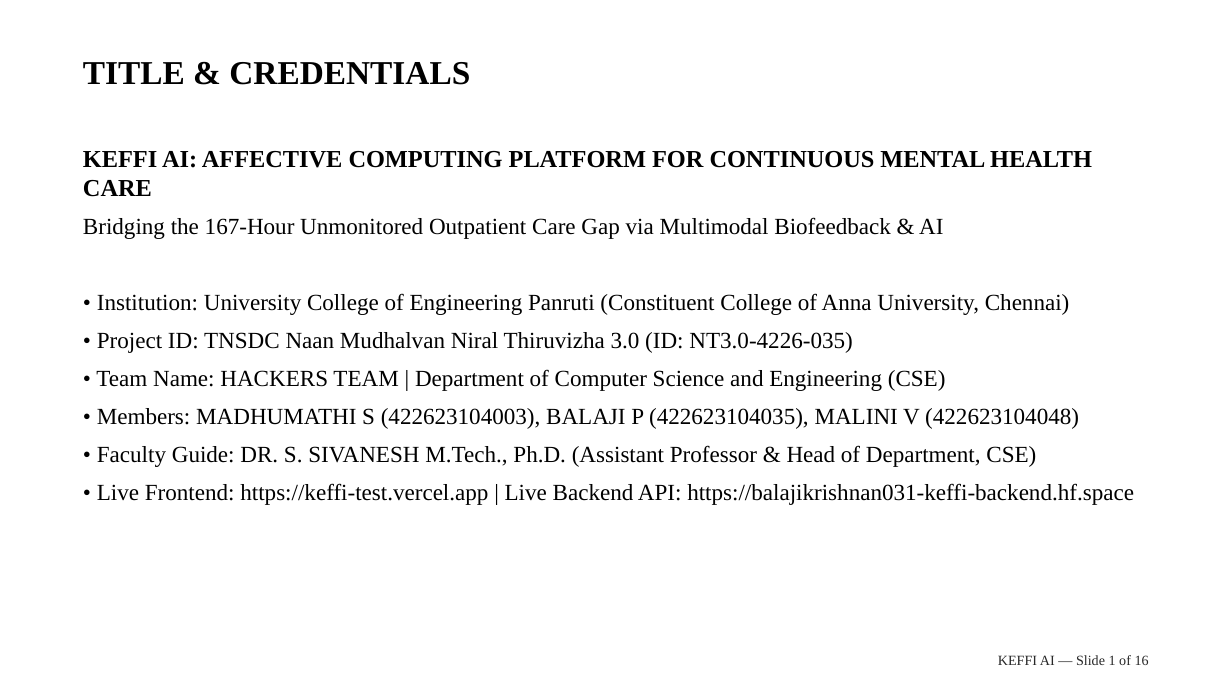
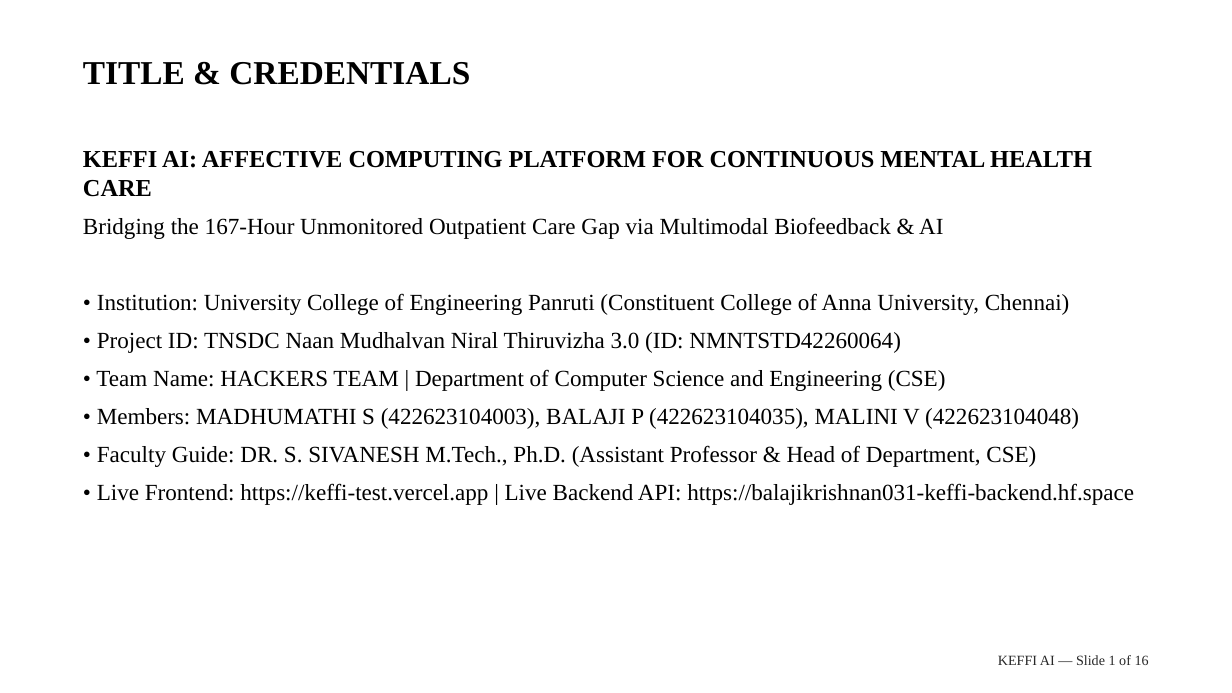
Before and after one commit to balajikrishnan031/Keffi-Test, a slide deck: slide 1 of Final_Submission_Pack/KEFFI_CORE_PRIORITY_MASTER_16_SLIDES.pptx. Drawn at 1232x693 pixels with LibreOffice and Linux fonts; fonts in the diff are those of the drawing. Boxes give left, top, right and bottom in pixels: in the first picture for what was removed or moved away, otherwise in the second. Text is boxed around its words. In the diff, an @@ line names an element or a change of style, - is before the commit and + after.

Commit message:
Update official Niral Thiruvizha ID to NMNTSTD42260064 across presentation files

```diff
--- a/Final_Submission_Pack/KEFFI_CORE_PRIORITY_MASTER_16_SLIDES.pptx
+++ b/Final_Submission_Pack/KEFFI_CORE_PRIORITY_MASTER_16_SLIDES.pptx
@@ text at bbox=[97, 332, 901, 353]: text changed @@
-• Project ID: TNSDC Naan Mudhalvan Niral Thiruvizha 3.0 (ID: NT3.0-4226-035)
+• Project ID: TNSDC Naan Mudhalvan Niral Thiruvizha 3.0 (ID: NMNTSTD42260064)
```
Also in this commit, not shown: 4 other files.
